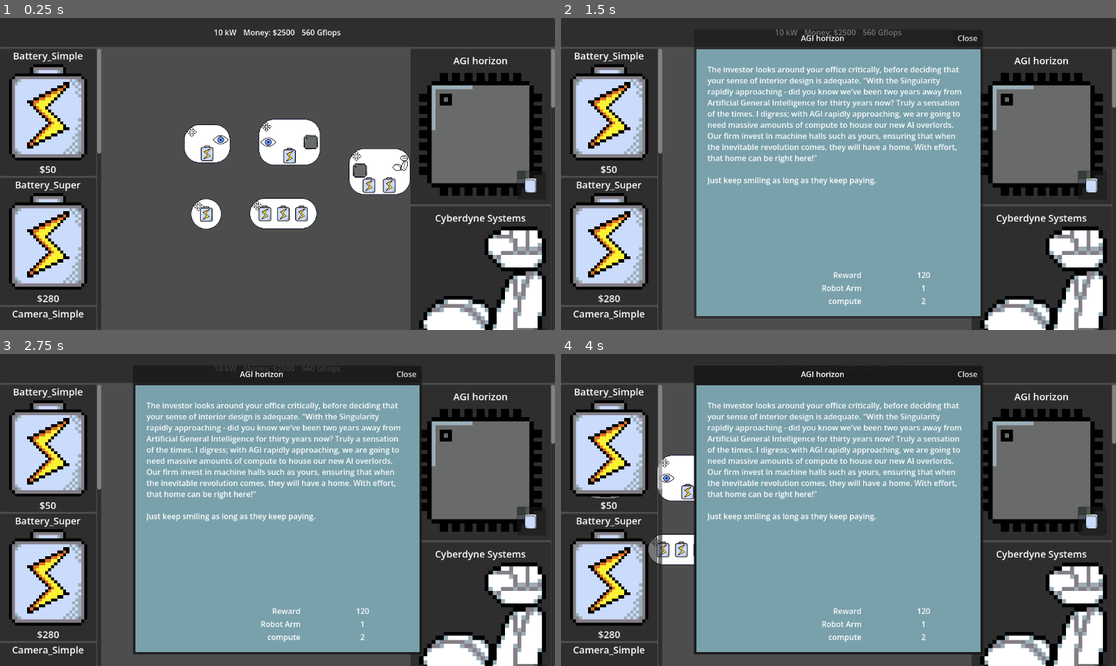
Above: before the commit, frames 1-4 (two rows, left to right).
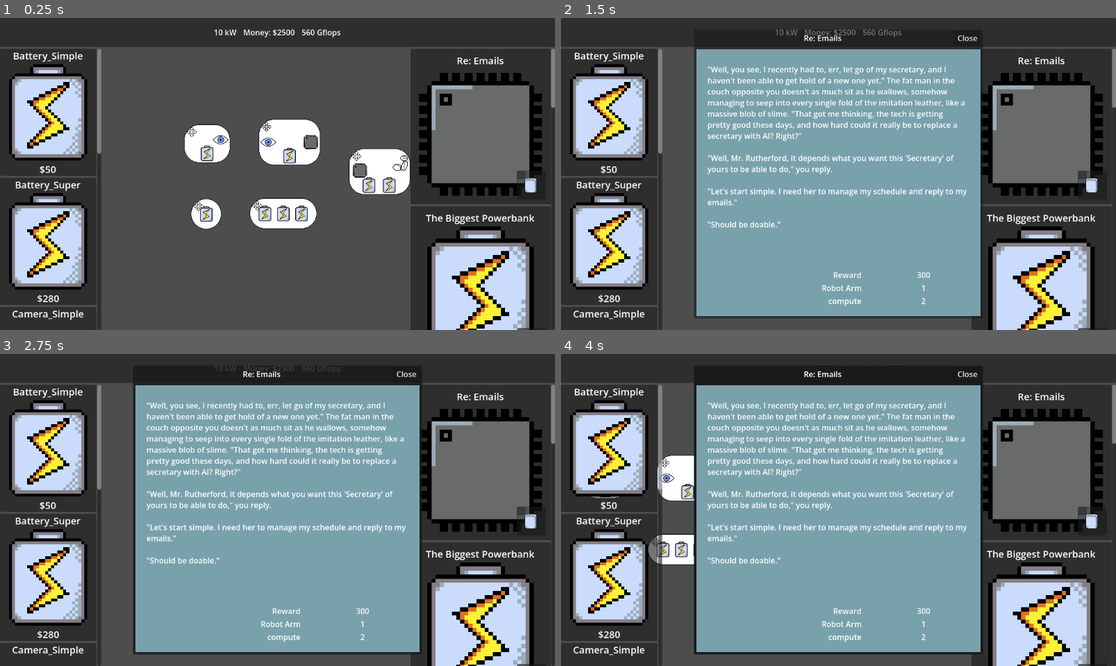
Above: after the commit, the same moments.

Repository: ARCsweden/GameJam2026SpringB
Game: Godot game, scene res://Scenes/Game/Game.tscn
Two runs of this game, one before a commit and one after it. Both use one fixed random seed, a clock stepped at 60 frames per second and the inputs below. The engine's default icon, where the game draws it, is replaced by a stand-in: a white triangle on a blue panel in a dark square.
Inputs (mouse positions are in pixels of both pictures, inside the frame that each line leads up to):
- Up to frame 1 (0.25 s): no input
- Up to frame 2 (1.5 s): click (1093, 186) at 0.5 s; click (1093, 186) at 1.25 s
- Up to frame 3 (2.75 s): tap Enter at 2 s; drag from (205, 550) to (222, 475) at 2.02 s
- Up to frame 4 (4 s): tap Space at 2.75 s; drag from (760, 541) to (783, 475) at 2.77 s; tap Enter at 3.5 s; move the mouse to (827, 550) at 3.52 s; hold Right (pan_right) from 3.53 s (still down); click (827, 550) at 3.67 s

The runs differ from the first frame. In frame 1, 7.0% of the frame differs, in the area x 75-99%, y 12-100%; in frame 2, 12%; in frame 3, 12%; in frame 4, 12%, in the area x 26-99%, y 5-100%.

Commit message:
Refactored initial goals. Fixes #45

Diff:
--- a/Scenes/Game/Schematic.tscn
+++ b/Scenes/Game/Schematic.tscn
@@ -1,16 +1,27 @@
 [gd_scene format=3 uid="uid://kk50qp4e2lch"]
 
 [ext_resource type="Script" uid="uid://t8w8da7gera8" path="res://Scenes/Game/schematic.gd" id="1_3p7ui"]
+[ext_resource type="Script" uid="uid://cmyshpwolbips" path="res://Scripts/GoalData.gd" id="2_vyf6i"]
 [ext_resource type="Script" uid="uid://cv1fxeve2avql" path="res://Scenes/Game/connection_manager.gd" id="2_xn3cd"]
+[ext_resource type="Resource" uid="uid://8cjev45dfdgy" path="res://Resources/Goals/goal_secretary_1.tres" id="3_8dvip"]
 [ext_resource type="PackedScene" uid="uid://byqppitqlaym3" path="res://Scenes/Game/Nodes/battery_simple.tscn" id="3_xn3cd"]
+[ext_resource type="Resource" uid="uid://dxjgwcv3i7hp0" path="res://Resources/Goals/goal_buy_power_repeat.tres" id="4_a538f"]
 [ext_resource type="PackedScene" uid="uid://cak87gijsxlcr" path="res://Scenes/Game/Nodes/battery_super.tscn" id="4_hqwk4"]
 [ext_resource type="PackedScene" uid="uid://bopvl8m66kr2b" path="res://Scenes/Game/Nodes/camera_simple.tscn" id="5_bb6ld"]
+[ext_resource type="Resource" uid="uid://b0td447lf2q4y" path="res://Resources/Goals/goal_buy_vision_repeat.tres" id="5_k468j"]
+[ext_resource type="Resource" uid="uid://blotwb6fft0u7" path="res://Resources/Goals/goal_buy_compute_repeat.tres" id="6_04njj"]
 [ext_resource type="PackedScene" uid="uid://cd2mf4640gwy6" path="res://Scenes/Game/Nodes/object_detection.tscn" id="6_rs2g2"]
 [ext_resource type="Script" uid="uid://cgncr20ekrwfl" path="res://Scenes/Game/flow_manager.gd" id="7_bb6ld"]
+[ext_resource type="Resource" uid="uid://bqpj78wu15i4a" path="res://Resources/Goals/goal_buy_motion_repeat.tres" id="7_k1yn7"]
+[ext_resource type="Resource" uid="uid://c7dkpvwvghu28" path="res://Resources/Goals/goal_power_repeat.tres" id="8_gvkqi"]
 [ext_resource type="PackedScene" uid="uid://cx67oxm5oxbbb" path="res://Scenes/Game/Nodes/arm_simple.tscn" id="8_rs2g2"]
+[ext_resource type="Resource" uid="uid://0l8oqej2lhbb" path="res://Resources/Goals/goal_vision_repeat.tres" id="9_tgi41"]
+[ext_resource type="Resource" uid="uid://dwoaf8rgo1ncm" path="res://Resources/Goals/goal_compute_repeat.tres" id="10_nqbhm"]
+[ext_resource type="Resource" uid="uid://xtfloqlj6r2m" path="res://Resources/Goals/goal_motion_repeat.tres" id="11_y2p4h"]
 
 [node name="Schematic" type="Node2D" unique_id=1559803732]
 script = ExtResource("1_3p7ui")
+initial_goals = Array[ExtResource("2_vyf6i")]([ExtResource("3_8dvip"), ExtResource("4_a538f"), ExtResource("5_k468j"), ExtResource("6_04njj"), ExtResource("7_k1yn7"), ExtResource("8_gvkqi"), ExtResource("9_tgi41"), ExtResource("10_nqbhm"), ExtResource("11_y2p4h")])
 
 [node name="Camera2D" type="Camera2D" parent="." unique_id=734684311]
 
--- a/Scenes/Game/schematic.gd
+++ b/Scenes/Game/schematic.gd
@@ -6,38 +6,13 @@
 var node : SchematicsNode = null
 var dragging : bool = false
 
-@export var cpu_goal: GoalData
-@export var gpu_goal: GoalData
-@export var buy_compute_repeat: GoalData
-@export var buy_motion_repeat: GoalData
-@export var buy_power_repeat: GoalData
-@export var buy_vision_repeat: GoalData
-@export var compute_repeat: GoalData
-@export var motion_repeat: GoalData
-@export var power_repeat: GoalData
-@export var vision_repeat: GoalData
-@export var secretary_1: GoalData
-
+@export var initial_goals: Array[GoalData]
 
 func _ready() -> void:
 	EconomyManager.initialize_game(Constants.STARTING_MONEY)
-	#GoalManager.call_deferred("activate_single_goal",cpu_goal)
-	#GoalManager.call_deferred("activate_single_goal",gpu_goal)
-	GoalManager.call_deferred("unlock_goal_for_store",buy_compute_repeat)
-	GoalManager.call_deferred("unlock_goal_for_store",buy_motion_repeat)
-	GoalManager.call_deferred("unlock_goal_for_store",buy_power_repeat)
-	GoalManager.call_deferred("unlock_goal_for_store",buy_vision_repeat)
-	GoalManager.call_deferred("unlock_goal_for_store",compute_repeat)
-	GoalManager.call_deferred("unlock_goal_for_store",motion_repeat)
-	GoalManager.call_deferred("unlock_goal_for_store",power_repeat)
-	GoalManager.call_deferred("unlock_goal_for_store",vision_repeat)
-	GoalManager.call_deferred("unlock_goal_for_store",secretary_1)
-	#GoalManager.call_deferred("unlock_goal_for_store",cpu_goal)
-	#GoalManager.call_deferred("unlock_goal_for_store",gpu_goal)
-	#GoalManager.call_deferred("unlock_goal_for_store",comp_goal)
-	#GoalManager.unlock_goal_for_store(cpu_goal)
-	#GoalManager.unlock_goal_for_store(gpu_goal)
 
+	for goal in initial_goals:
+		GoalManager.call_deferred("unlock_goal_for_store",goal)
 
 	SignalBus.node_entered.connect(_on_node_entered)
 	SignalBus.node_exited.connect(_on_node_exited)
